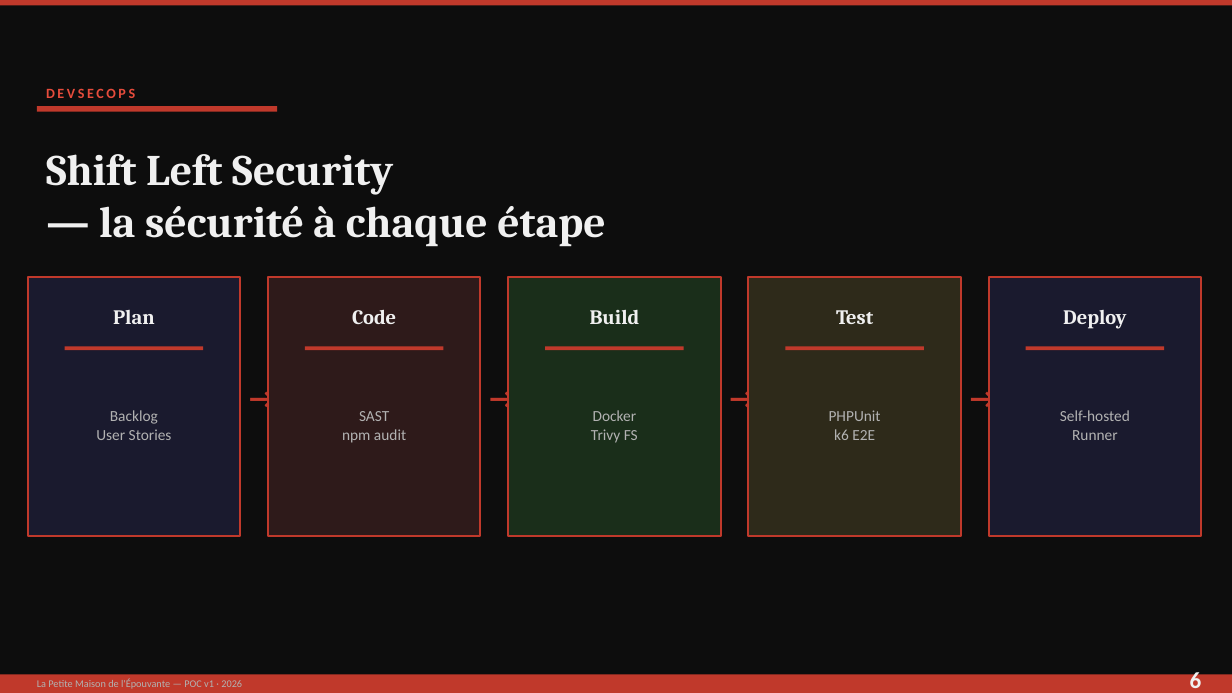
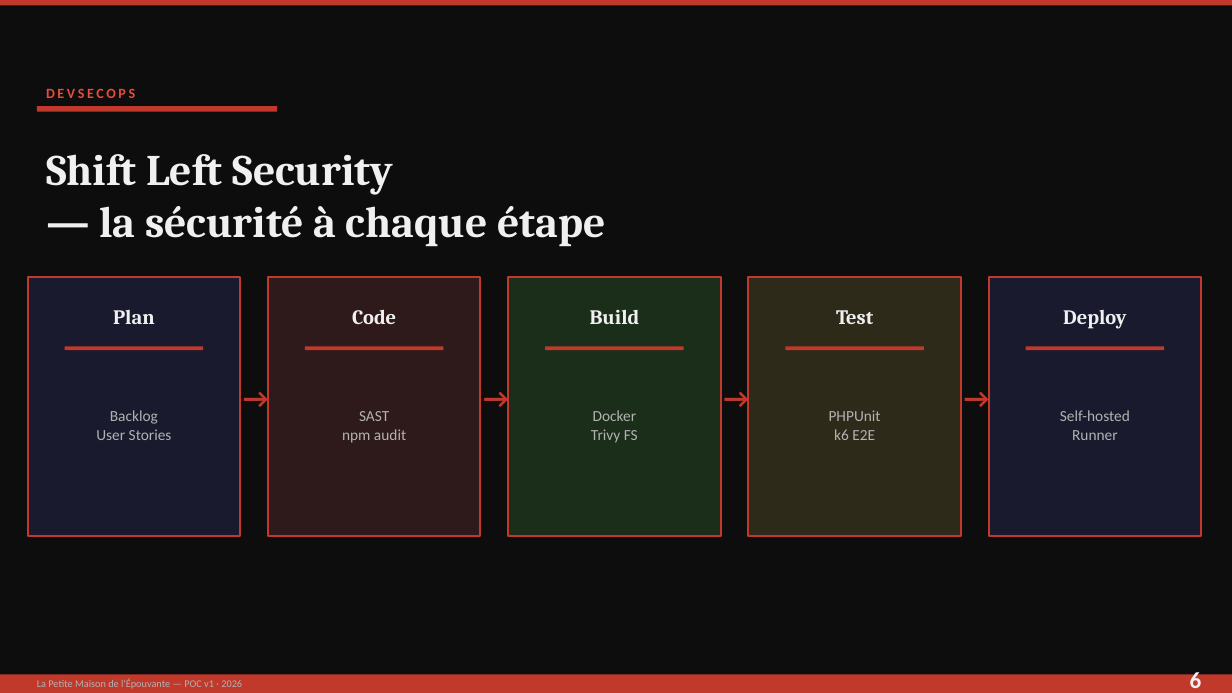
Before and after one commit to Brok3nWings/lpmde, a slide deck: slide 6 of presentation-LPMDE.pptx. Drawn at 1232x693 pixels with LibreOffice and Linux fonts; fonts in the diff are those of the drawing. Boxes give left, top, right and bottom in pixels: in the first picture for what was removed or moved away, otherwise in the second. Text is boxed around its words. In the diff, an @@ line names an element or a change of style, - is before the commit and + after.

```diff
--- a/presentation-LPMDE.pptx
+++ b/presentation-LPMDE.pptx
@@ proportions changed in 3 elements at [268, 277, 481, 536], [508, 277, 721, 536], [989, 277, 1202, 536] @@
@@ text "→" rewrapped from [240, 370, 277, 425] to [234, 370, 277, 425] @@
@@ text "→" rewrapped from [481, 370, 518, 425] to [474, 370, 518, 425] @@
@@ text "→" rewrapped from [721, 370, 758, 425] to [714, 370, 758, 425] @@
@@ text "→" rewrapped from [961, 370, 998, 425] to [955, 370, 998, 425] @@
```
Also in this commit, not shown: 13 other slides changed.
